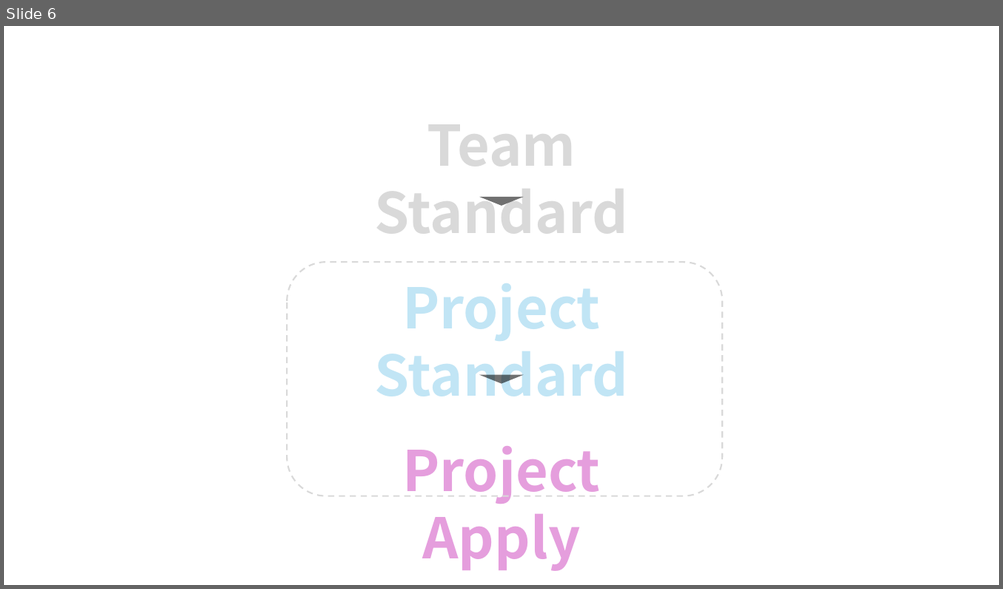
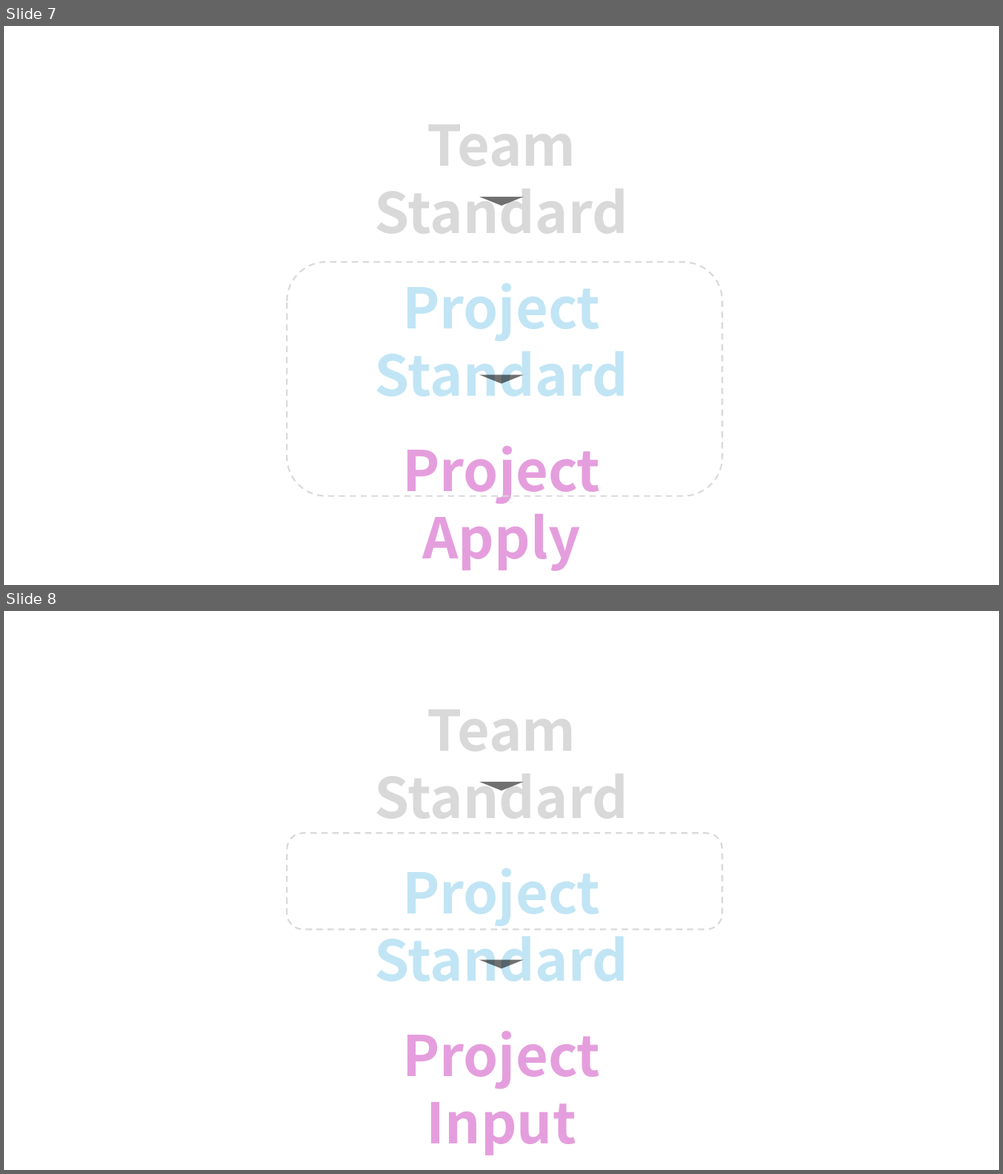
Before and after one commit to hnanmal/mQ, a slide deck: H_BimNote/logo.pptx. Shown one above the other, each under a label of ours: slide 6 before the commit, slides 7 and 8 after it. The pictures are 1003x589 and 1003x1174 pixels, drawn with LibreOffice and Linux fonts; fonts in the diff are those of the drawing. Boxes give left, top, right and bottom in pixels: in the first picture for what was removed or moved away, otherwise in the second. Text is boxed around its words. In the diff, an @@ line names an element or a change of style, - is before the commit and + after.

```diff
--- a/H_BimNote/logo.pptx
+++ b/H_BimNote/logo.pptx
@@ slide 8 added at [4, 611, 999, 1170], background #FFFFFF @@
@@ text added at [375, 686, 628, 791], 54 pt, text pattern #808080 on #D9D9D9, bold @@
+Team Standard
@@ flow chart merge added at [479, 782, 523, 791], fill #000000 at 56% opacity @@
@@ rounded rectangle added at [287, 833, 722, 930], outline #D9D9D9 1.5 pt dashed @@
@@ text added at [375, 869, 628, 982], 54 pt, text pattern #156082 on #C1E5F5, bold @@
+Project Standard
@@ flow chart merge added at [479, 960, 523, 969], fill #000000 at 56% opacity @@
@@ text added at [402, 1031, 600, 1156], 54 pt, text pattern #78206E on #E59EDD, bold @@
+Project Input
@@ what was slide 6 is now slide 7 @@
```
Also in this commit, not shown: 1 slide changed, 1 other slide added, 58 other files.
